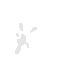
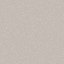
Comparing the layer stacks of the two w=64, h=64 images. Changes:
added layer "Background" (1st of 2) above "Middle" over (0, 0, 64, 64)
moved "Stain" (9th of 9, in "TopLeft") into group "TopLeft", painted on it over (4, 4, 49, 54)
